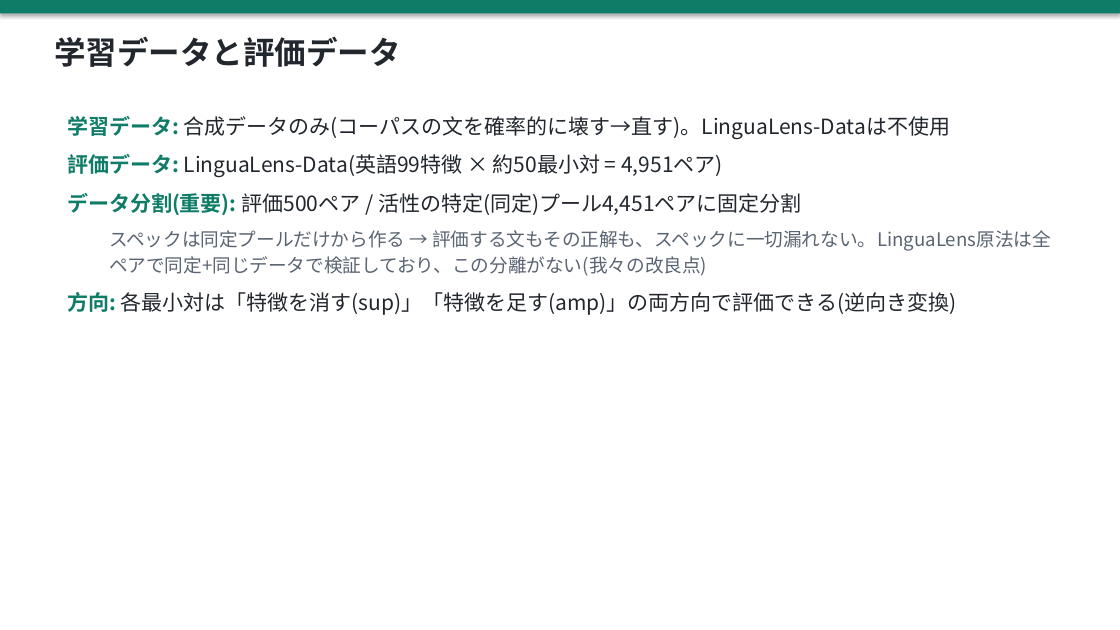
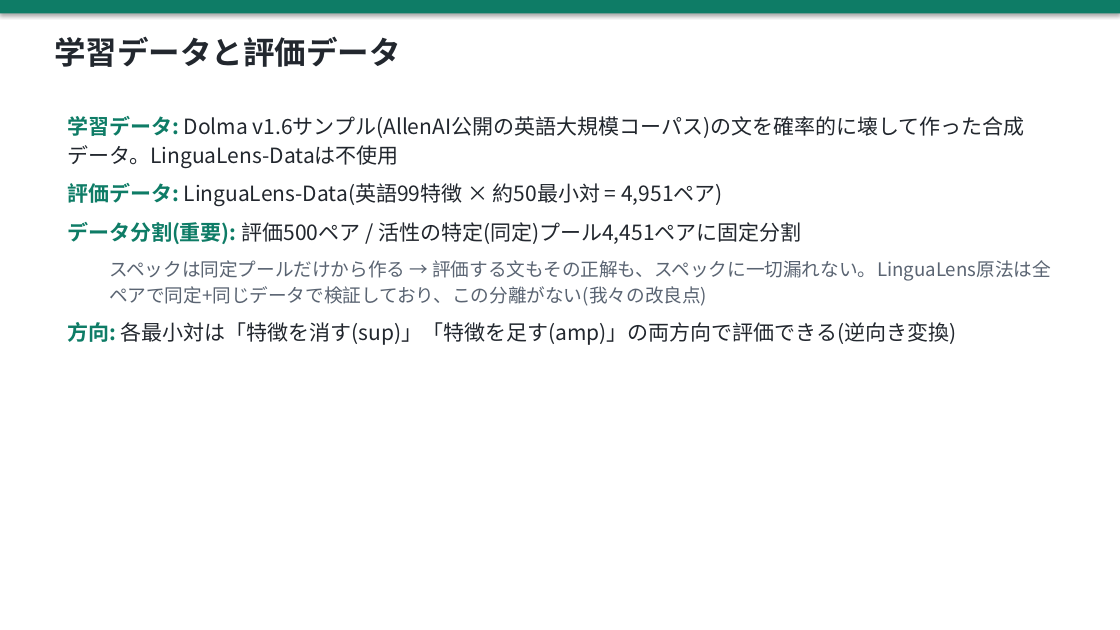
Before and after one commit to yohei-kobashi/SAE-LEWIS, a slide deck: slide 9 of slides/20260722_progress.pptx. Drawn at 1120x630 pixels with LibreOffice and Linux fonts; fonts in the diff are those of the drawing. Boxes give left, top, right and bottom in pixels: in the first picture for what was removed or moved away, otherwise in the second. Text is boxed around its words. In the diff, an @@ line names an element or a change of style, - is before the commit and + after.

Commit message:
スライド修正: 学習データの元コーパスを明記(Dolma v1.6サンプル、AllenAI英語コーパス)— データスライドと学習方法スライドの両方

```diff
--- a/slides/20260722_progress.pptx
+++ b/slides/20260722_progress.pptx
@@ text at bbox=[67, 116, 1025, 168]: text changed @@
-学習データ: 合成データのみ(コーパスの文を確率的に壊す→直す)。LinguaLens-Dataは不使用
+学習データ: Dolma v1.6サンプル(AllenAI公開の英語大規模コーパス)の文を確率的に壊して作った合成データ。LinguaLens-Dataは不使用
```
Also in this commit, not shown: 1 other slide changed.
